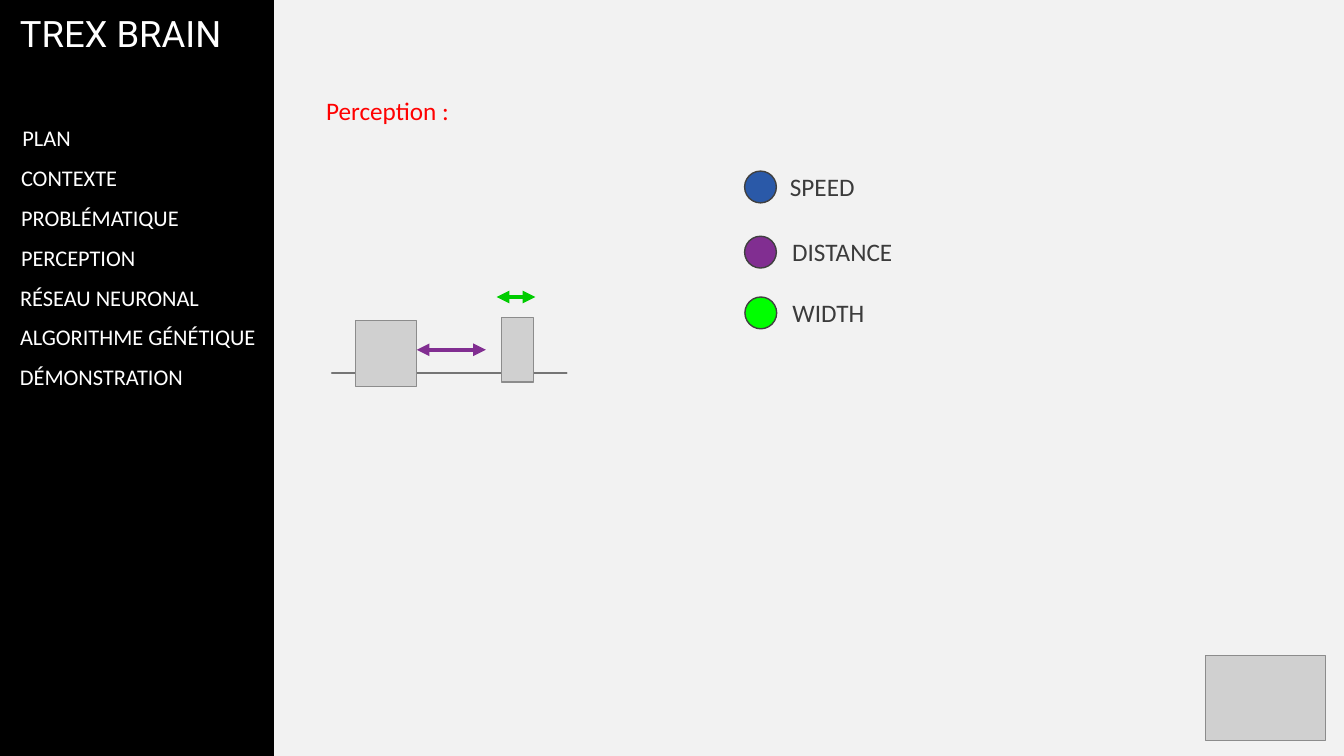
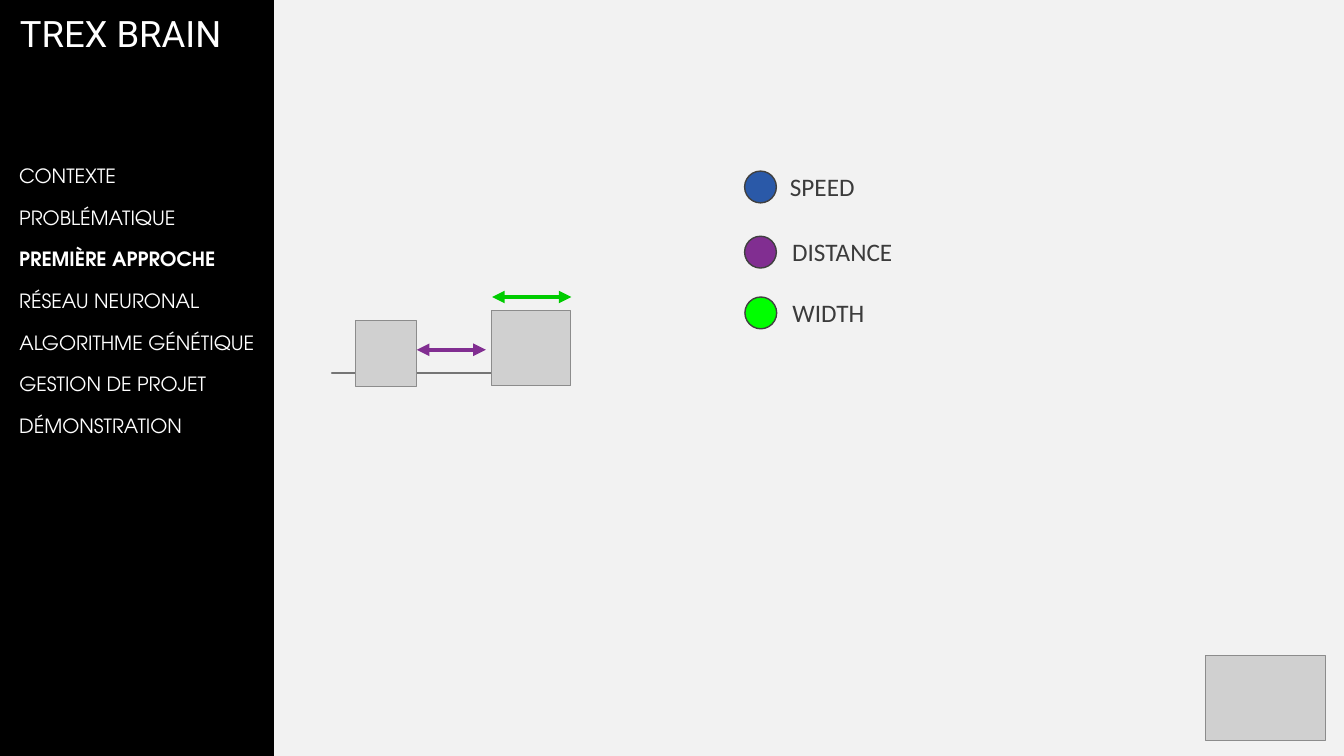
Before and after one commit to corbienassisdev/TRex-Brain, a slide deck: slide 7 of gesp/soutenance/Soutenance_V02.pptx (slide 8 before the commit). Drawn at 1344x756 pixels with LibreOffice and Linux fonts; fonts in the diff are those of the drawing; grey boxes stand for pictures; background and template pictures are left out. Boxes give left, top, right and bottom in pixels: in the first picture for what was removed or moved away, otherwise in the second. Text is boxed around its words. In the diff, an @@ line names an element or a change of style, - is before the commit and + after.

```diff
--- a/gesp/soutenance/Soutenance_V02.pptx
+++ b/gesp/soutenance/Soutenance_V02.pptx
@@ text removed at (326, 102, 436, 124) @@
-Perception :
@@ text removed at (22, 131, 70, 146) @@
-PLAN
@@ size 16 to 14 pt, font Calibri to TeX Gyre Adventor in 5 elements at (19, 289, 199, 309), (19, 331, 254, 351), (19, 206, 175, 226), (19, 414, 182, 434), (19, 168, 116, 184) @@
@@ text added at (19, 246, 215, 267), 14 pt, text #FFFFFF, bold @@
+PREMIÈRE APPROCHE
@@ text removed at (21, 251, 135, 266) @@
-PERCEPTION
@@ double arrow moved from (497, 297) - (535, 297) to (492, 297) - (572, 297) @@
@@ picture: place and size @@
-picture at (501, 318, 533, 382)
+picture at (492, 311, 572, 386)
@@ text added at (19, 376, 206, 392), 14 pt, text #FFFFFF @@
+GESTION DE PROJET
@@ text "DÉMONSTRATION": place and size @@
-text "DÉMONSTRATION" at (20, 366, 183, 385)
+text "DÉMONSTRATION" at (19, 414, 182, 434)
```
Also in this commit, not shown: 22 other slides changed, 2 slides added, 1 slide removed, 5 other files.
